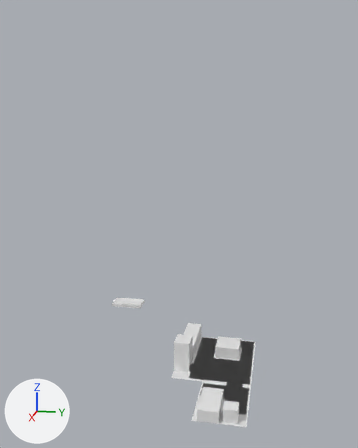
Two versions of the Blender file scenes/intro.blend, one commit apart.
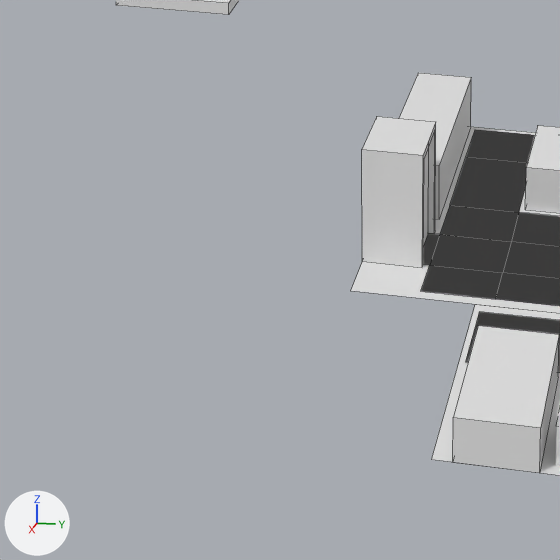
The first picture shows the older version from a camera (50 mm lens) standing at (24.5, 3.5, 16.9) and looking at (-3.8, -2.2, 9.8). The close-ups show both versions on the part from 23% to 63% of the width and 68% to 100% of the height of that picture. Every picture has the same lights, and +X, +Y and +Z are marked at lower left. The close-ups show mesh edges as thin lines.

The older version as bpy lines, for what is in view:
```python
me_apartmentwalkmesh = bpy.data.meshes.new('ApartmentWalkMesh')
me_apartmentwalkmesh.from_pydata(...)  # 43 vertices, 26 faces; spans x -5.9..2.9, y -3.5..0.9, z 0.0
me_cube_008 = bpy.data.meshes.new('Cube.008')
me_cube_008.from_pydata(...)  # a box spanning x -0.5..0.5, y -0.1..0.1, z 0.0..1.9
me_plane_001 = bpy.data.meshes.new('Plane.001')
me_plane_001.from_pydata([(-3.0, -2.5, 0.0), (3.0, -2.5, 0.0), (-3.0, 2.5, 0.0), (3.0, 2.5, 0.0)], [], [(0, 1, 3, 2)])
ob_apartmentwalkmesh = bpy.data.objects.new('ApartmentWalkMesh', me_apartmentwalkmesh)
ob_apartmentwalkmesh.location = (-3.0, 1.5, 0.0)
ob_plane_001 = bpy.data.objects.new('Plane.001', me_plane_001)
ob_plane_001.location = (-6.0, 0.0, 0.0)
ob_portaldrop = bpy.data.objects.new('PortalDrop', me_cube_008)
ob_portaldrop.location = (-4.5, -4.7, 4.2)
ob_portaldrop.rotation_euler = (1.571, 0.0, 0.0)  # degrees (90, 0, 0)
# also in view: 'Plane' at (-1.0, 1.0, 0.0); 'Cube.003' at (-7.2, -2.0, 0.5); 'Cube.004' at (-4.5, -2.0, 1.0); 'Cube' at (-0.1, 0.4, 0.3); 'Cube.002' at (-6.9, 0.7, 0.4)
```
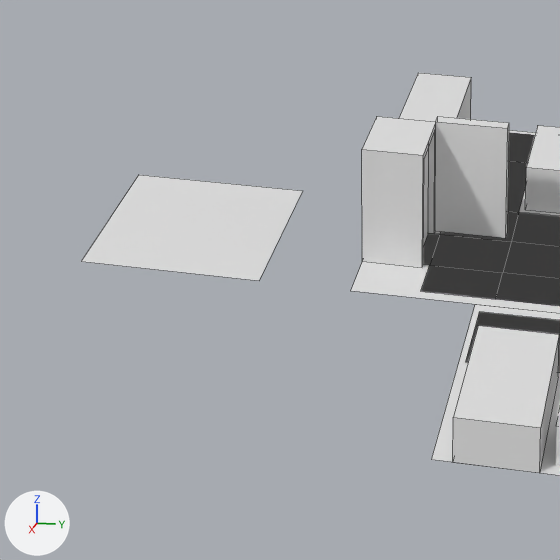
Where the newer file only moved an object's origin or applied its transform, the numbers keep the older frame.

The change, as a diff of the scene's bpy script:
```diff
--- a/scenes/intro.blend.py
+++ b/scenes/intro.blend.py
@@ me_cube @@
+me_cube.from_pydata(...)  # a box spanning x 0.0..1.2, y 0.0..0.2, z -1.0..1.0
@@ me_corridorwalkmesh @@
+me_corridorwalkmesh.from_pydata([(-6.0, -7.0, 0.0), (-3.0, -7.0, 0.0), (-6.0, -4.0, 0.0), (-3.0, -4.0, 0.0)], [], [(0, 1, 3, 2)])
@@ ob_portaldrop @@
 ob_portaldrop = bpy.data.objects.new('PortalDrop', me_cube_008)
-ob_portaldrop.location = (-4.5, -4.7, 4.2)
+ob_portaldrop.location = (-4.5, -4.7, 21.2)
 ob_portaldrop.rotation_euler = (1.571, 0.0, 0.0)  # degrees (90, 0, 0)
@@ ob_fridgedoor @@
+ob_fridgedoor = bpy.data.objects.new('FridgeDoor', me_cube)
+ob_fridgedoor.parent = ob_cube_004
+ob_fridgedoor.matrix_parent_inverse = Matrix(((1.0, 0.0, 0.0, 4.5), (0.0, 1.0, 0.0, 2.0), (0.0, 0.0, 1.0, -0.5), (0.0, 0.0, 0.0, 1.0)))
+ob_fridgedoor.location = (-5.1, -1.5, 1.0)
+ob_fridgedoor.rotation_euler = (0.0, 0.0, 1.571)  # degrees (0, 0, 90)
@@ ob_corridorwalkmesh @@
+ob_corridorwalkmesh = bpy.data.objects.new('CorridorWalkMesh', me_corridorwalkmesh)
+ob_corridorwalkmesh.location = (0.0, 0.0, 0.0)
```

Location of each change, (x1, y1, x2, y2) in pixels of the close-ups (560 x 560 px):
'CorridorWalkMesh', added: after (81, 175, 303, 281)
'FridgeDoor', added: after (435, 116, 509, 238)
'PortalDrop', moved (not visible afterwards): before (116, 0, 239, 15)
'ApartmentWalkMesh', unchanged, covered by the edit: before (421, 130, 560, 373); after (421, 133, 560, 425)
